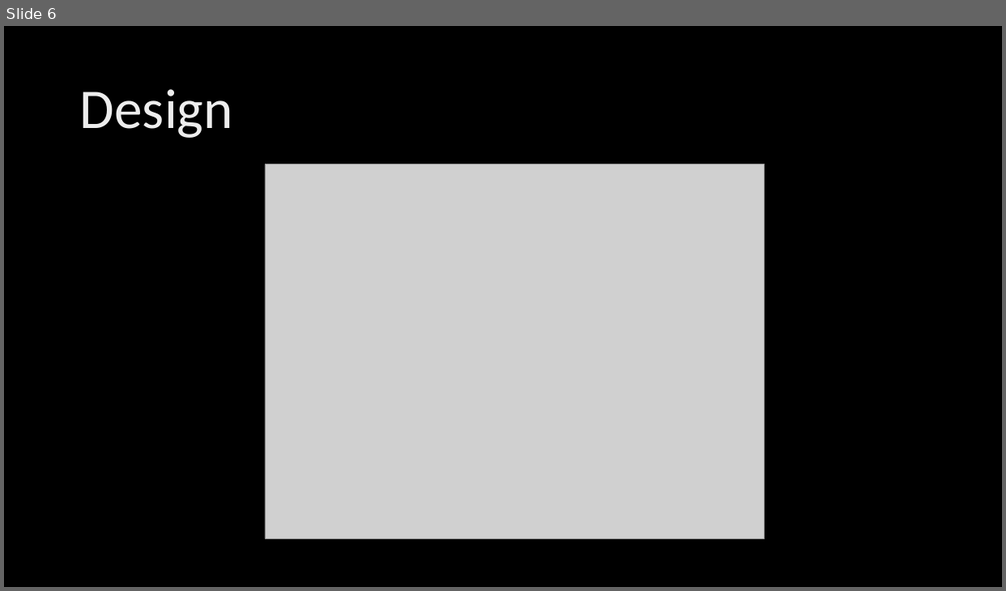
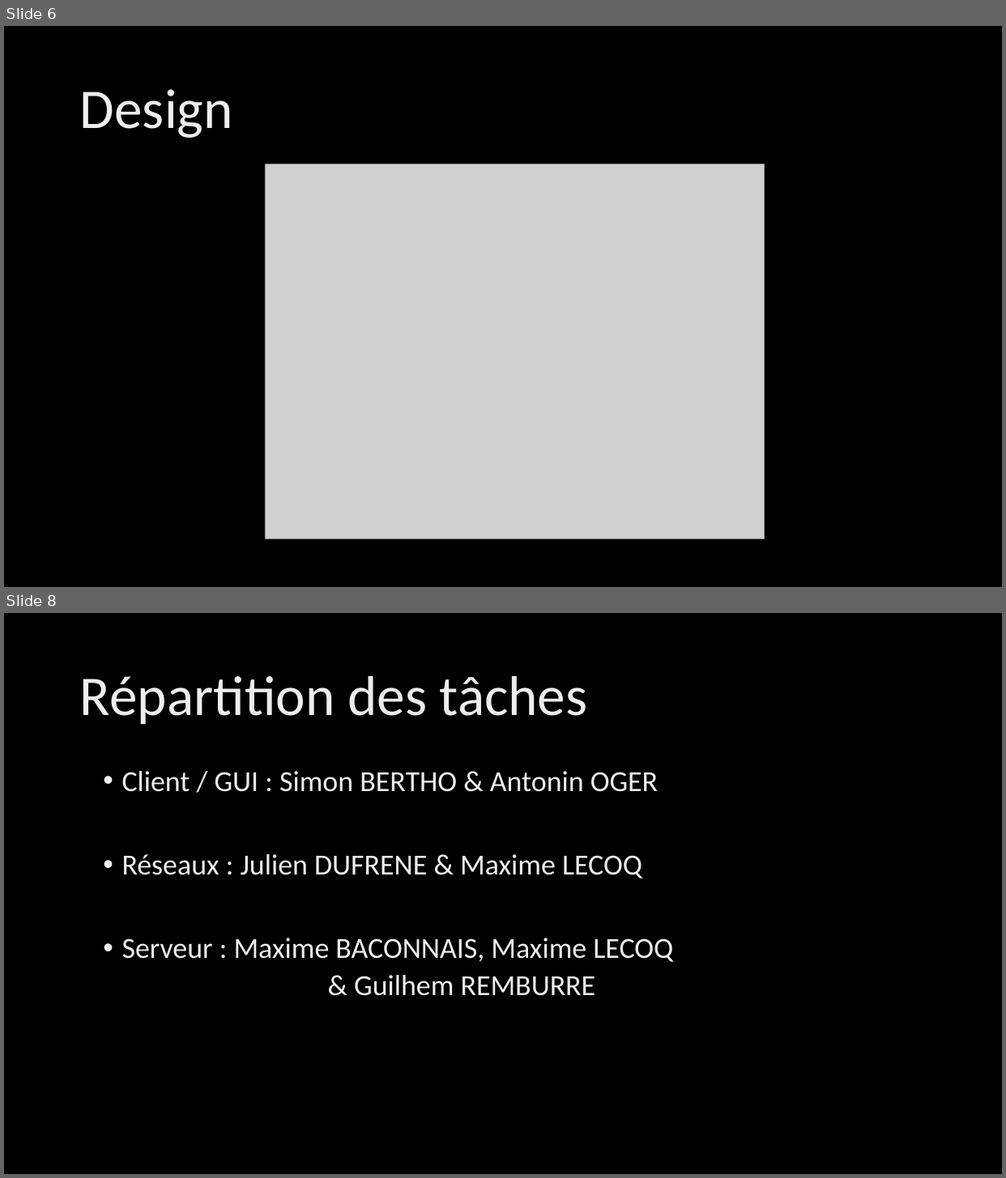
Before and after one commit to GuiguiLaGuimauve/RType, a slide deck: ConceptionRType.pptx. Shown one above the other, each under a label of ours: slide 6 before the commit, slides 6 and 8 after it; the slides between them are not shown. The pictures are 1006x591 and 1006x1178 pixels, drawn with LibreOffice and Linux fonts; fonts in the diff are those of the drawing; grey boxes stand for pictures; background and template pictures are left out. Boxes give left, top, right and bottom in pixels: in the first picture for what was removed or moved away, otherwise in the second. Text is boxed around its words. In the diff, an @@ line names an element or a change of style, - is before the commit and + after.

```diff
--- a/ConceptionRType.pptx
+++ b/ConceptionRType.pptx
@@ slide 8 added at [4,613,1002,1174], background picture (left out) @@
@@ title added at [80,676,588,724], 54 pt, text gradient #BFBFBF to #EDEDED to #FFFFFF @@
+Répartition des tâches
@@ text added at [122,771,673,996], 28 pt, text gradient #BFBFBF to #EDEDED to #FFFFFF @@
+• Client / GUI : Simon BERTHO & Antonin OGER
+• Réseaux : Julien DUFRENE & Maxime LECOQ
+• Serveur : Maxime BACONNAIS, Maxime LECOQ
+    & Guilhem REMBURRE
```
Also in this commit, not shown: 1 other slide added, 2 other files.
